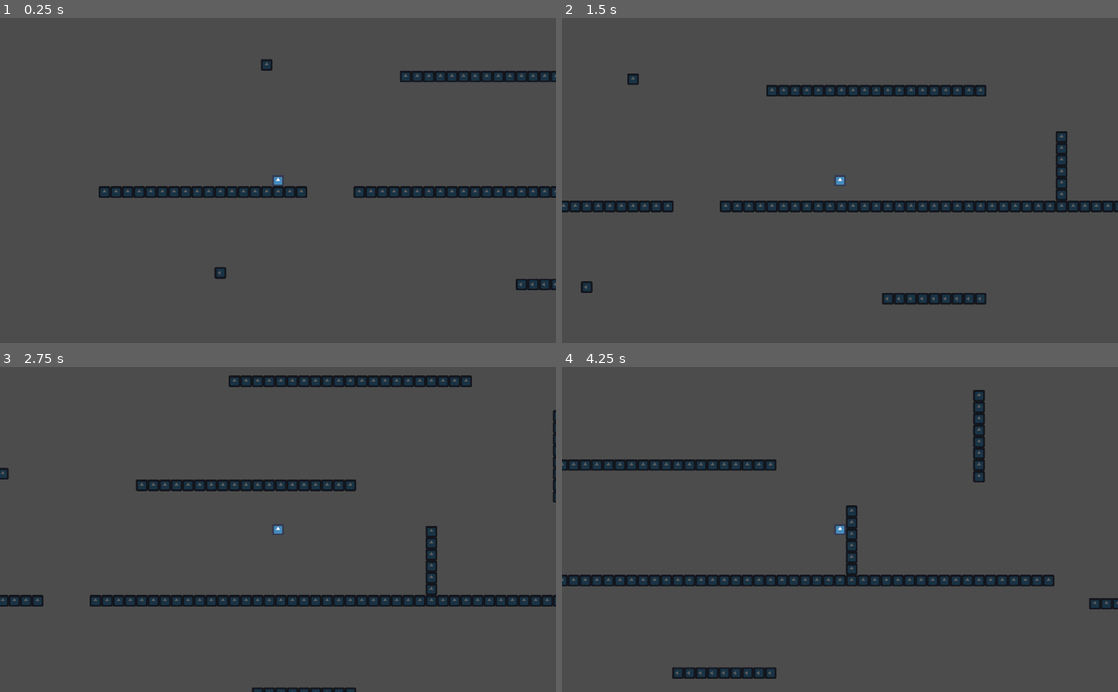
Above: before the commit, frames 1-4 (two rows, left to right).
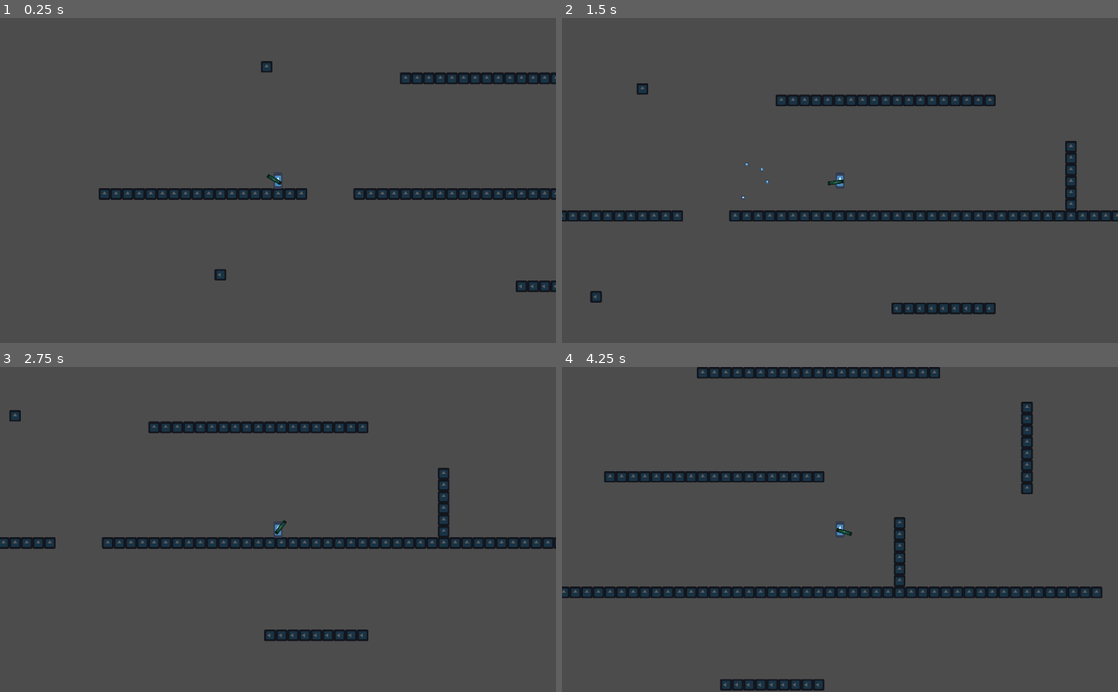
Above: after the commit, the same moments.

Repository: Xalph555/GrappleHookGame
Game: Godot game, scene res://Levels/World/World.tscn
The game is run twice, just before and just after one commit, with the same random seed, the same clock (stepped at 60 frames per second) and the same inputs. The project has no main scene, so this scene is started directly. The engine's default icon, where the game draws it, is replaced by a stand-in: a white triangle on a blue panel in a dark square.
Inputs (mouse positions are in pixels of both pictures, inside the frame that each line leads up to):
- Up to frame 1 (0.25 s): no input
- Up to frame 2 (1.5 s): tap Enter at 0.5 s; move the mouse to (962, 164) at 0.52 s; press the mouse at (962, 164) at 0.53 s; hold Right (ui_right) from 0.53 s (still down); tap Up (ui_up) at 0.77, 1.07 s; right-click (962, 164) at 0.8 s; move the mouse to (728, 196) at 1.27 s; release the mouse at (728, 196) at 1.28 s; right-click (728, 196) at 1.35 s
- Up to frame 3 (2.75 s): tap Up (ui_up) at 1.52, 1.55, 1.82 s; move the mouse to (333, 458) at 2.02 s; release Right (ui_right) at 2.03 s; hold Left (ui_left) from 2.03 s (still down); hold Up (ui_up) from 2.03 s (still down); click (333, 458) at 2.3 s
- Up to frame 4 (4.25 s): move the mouse to (812, 594) at 2.77 s; release Left (ui_left) at 2.78 s; release Up (ui_up) at 2.78 s; hold Right (ui_right) from 2.78 s (still down); click (812, 594) at 2.85 s; tap Up (ui_up) at 3.02, 3.32, 3.77, 3.8, 4.07 s; right-click (812, 594) at 3.05 s; move the mouse to (1006, 578) at 3.52 s; hold Right mouse button (ui_mouse_right) from 3.53 s (still down)

The runs differ from the first frame. In frame 1, 2.6% of the frame differs, in the area x 17-100%, y 12-85%; in frame 2, 9.3%; in frame 3, 12%; in frame 4, 14%, in the area x 0-100%, y 0-100%.

Commit message:
consolidated code for shotgun and hook 21 09 2021

Diff:
--- /dev/null
+++ b/Common/HitHurtBox/HitBox.tscn
@@ -0,0 +1,8 @@
+[gd_scene format=2]
+
+[node name="HitBox" type="Area2D"]
+modulate = Color( 0.803922, 0, 0, 1 )
+
+[node name="CollisionShape2D" type="CollisionShape2D" parent="."]
+modulate = Color( 1, 0, 0, 1 )
+position = Vector2( -0.420441, -0.840897 )
--- /dev/null
+++ b/Common/HitHurtBox/HurtBox.tscn
@@ -0,0 +1,5 @@
+[gd_scene format=2]
+
+[node name="HurtBox" type="Area2D"]
+
+[node name="CollisionShape2D" type="CollisionShape2D" parent="."]
--- a/Common/Player/Bullet/BulletTest.gd
+++ /dev/null
@@ -1,20 +0,0 @@
-extends KinematicBody2D
-
-
-var direction := Vector2.ZERO
-var move_speed := 800
-var velocity := Vector2.ZERO
-
-
-func _ready() -> void:
-	pass
-
-func _physics_process(delta: float) -> void:
-	velocity = direction * move_speed
-	velocity = move_and_slide(velocity)
-
-
-func shoot(dir, start_pos) -> void:
-	dir.normalized()
-	direction = dir
-	self.position = start_pos
--- a/Common/Player/Bullet/BulletTest.tscn
+++ /dev/null
@@ -1,19 +0,0 @@
-[gd_scene load_steps=4 format=2]
-
-[ext_resource path="res://icon.png" type="Texture" id=1]
-[ext_resource path="res://Common/Player/Bullet/BulletTest.gd" type="Script" id=2]
-
-
-[sub_resource type="CircleShape2D" id=1]
-radius = 13.9025
-
-[node name="BulletTest" type="KinematicBody2D"]
-collision_layer = 0
-script = ExtResource( 2 )
-
-[node name="icon" type="Sprite" parent="."]
-scale = Vector2( 0.5, 0.5 )
-texture = ExtResource( 1 )
-
-[node name="CollisionShape2D" type="CollisionShape2D" parent="."]
-shape = SubResource( 1 )
--- a/Common/Player/Hook/Hook.gd
+++ b/Common/Player/Hook/Hook.gd
@@ -1,16 +1,22 @@
+#--------------------------------------#
+# Grapple Hook Script                  #
+#--------------------------------------#
+
 extends KinematicBody2D
 
+# Variables
+#---------------------------------------
 var move_speed := 6000
 
-var pull_x := 10
-var pull_y := 250
+var pull_x := 20
+var pull_y := 280
 var hook_pull := Vector2(pull_x, pull_y)
 
 var move_dir := Vector2.ZERO
 var hook_dir := Vector2.ZERO
 var velocity := Vector2.ZERO
-var start_dir := Vector2.ZERO
-var orignal_dist := 0.0
+
+var distance_to_parent := 0.0
 
 var is_hooked := false
 
@@ -19,53 +25,55 @@
 onready var hook_chain := $Chain
 
 
+
+# Functions:
+#---------------------------------------
 func _ready() -> void:
 	pass
 
 
 func _physics_process(delta: float) -> void:
-	var distance_to_parent := self.global_position.distance_to(parent.global_position)
+	distance_to_parent = self.global_position.distance_to(parent.global_position)
+	hook_dir = (self.global_position - parent.global_position).normalized()
 
+	display_chain()
+
+	if is_hooked:
+		apply_tension()
+
+	else:
+		fly_hook(delta)
+
+
+func display_chain():
 	# chain graphics
 	hook_chain.region_rect.size.y = distance_to_parent
 	hook_chain.rotation = self.position.angle_to_point(parent.global_position) - self.rotation + deg2rad(90)
 
-	hook_dir = (self.global_position - parent.global_position).normalized()
 
-	if is_hooked:
-		parent.is_flying = true
+func apply_tension():
+	parent.is_flying = true
 
-		# adjusting pull direction
-		if hook_dir.y < 0:
-			hook_pull.y = -abs(hook_pull.y)
-		else:
-			hook_pull.y = abs(hook_pull.y)
+	# adjusting pull direction
+	hook_pull.x = sign(hook_dir.x) * abs(hook_pull.x)
+	hook_pull.y = sign(hook_dir.y) * abs(hook_pull.y)
 
-		if hook_dir.x < 0:
-			hook_pull.x = -abs(hook_pull.x)
-		else:
-			hook_pull.x = abs(hook_pull.x)
+	var tension_vec := hook_dir * hook_dir.dot(hook_pull)
 
-		var tension_vec := hook_dir * hook_dir.dot(hook_pull)
+	# dead space
+	var dead_space := 150.00
+	if distance_to_parent < dead_space:
+		tension_vec *= 0.002 * (pull_x + pull_y)/2
 
-		# dead space
-		var dead_space := 150.00
-		if distance_to_parent < dead_space:
-			tension_vec *= 0.32
+	parent.velocity += tension_vec
 
-		parent.velocity += tension_vec
 
-		print(distance_to_parent)
+func fly_hook(delta: float):
+	velocity = move_dir * move_speed * delta
 
-	else:
-		velocity = move_dir * move_speed * delta
-
-		if move_and_collide(velocity):
-			is_hooked = true
-			move_dir = Vector2.ZERO
-			hook_chain.visible = true
-			start_dir = hook_dir
-			orignal_dist = distance_to_parent
+	if move_and_collide(velocity):
+		is_hooked = true
+		move_dir = Vector2.ZERO
 
 
 func shoot(shooter: KinematicBody2D, dir: Vector2) -> void:
--- a/Common/Player/Player.gd
+++ b/Common/Player/Player.gd
@@ -1,8 +1,12 @@
+#--------------------------------------#
+# Player Script                        #
+#--------------------------------------#
+
 extends KinematicBody2D
 
-const HOOK := preload("res://Common/Player/Hook/Hook.tscn")
-
-var input_dir := Vector2.ZERO
+# Variables:
+#---------------------------------------
+export var hook: PackedScene
 
 var weight := 40
 var jump_height := -2500
@@ -11,68 +15,88 @@
 var max_speed_y := 3000
 
 var velocity := Vector2.ZERO
+var input_dir := Vector2.ZERO
 
+var can_shoot := true
 var can_grapple := true
 var is_flying := false
 
 var hook_instance : KinematicBody2D
 
+onready var shotgun = $ShotGun
 
+
+
+# Functions:
+#---------------------------------------
 func _ready() -> void:
 	pass
 
 
-func _physics_process(delta) -> void:
-	#Gravity
-	velocity.y += WorldGlobals.apply_gravity(weight)
-
-	# Run
+func _unhandled_input(event: InputEvent) -> void:
+	# Input direction
 	input_dir.x = Input.get_action_strength("ui_right") - Input.get_action_strength("ui_left")
 	input_dir = input_dir.normalized()
 
+	# Jump
+	if is_on_floor():
+		if event.is_action_pressed("ui_up"):
+			velocity.y += jump_height
+
+	# Shoot hook
+	if event.is_action_pressed("ui_mouse_left") and can_grapple:
+		can_grapple = false
+		can_shoot = false
+		shotgun.visible = false
+
+		var hook_dir := get_global_mouse_position() - self.global_position
+		hook_dir = hook_dir.normalized()
+
+		hook_instance = hook.instance()
+		owner.add_child(hook_instance)
+		hook_instance.shoot(self, hook_dir)
+
+	if event.is_action_released("ui_mouse_left"):
+		can_grapple = true
+		can_shoot = true
+		shotgun.visible = true
+
+		hook_instance.release()
+
+	# Fire Shotgun
+	if event.is_action_pressed("ui_mouse_right") and can_shoot:
+		is_flying = false
+		shotgun.shoot()
+
+
+func _physics_process(delta) -> void:
+	velocity.y += WorldGlobals.apply_gravity(weight)
+
 	velocity.x += input_dir.x * acceleration
 
+	apply_friction()
+	limit_speed()
+
+	velocity = move_and_slide(velocity, Vector2.UP)
+
+
+func apply_friction():
 	if is_on_floor():
-		if is_flying:
-			is_flying = false
-
-		# Jump
-		if Input.is_action_pressed("ui_up"):
-			velocity.y += jump_height
-
 		velocity.x = lerp(velocity.x, 0, 0.04)
 
 	else:
 		velocity.x = lerp(velocity.x, 0, 0.03)
 		velocity.y = lerp(velocity.y, 0, 0.05)
 
+
+func limit_speed():
+	if is_on_floor():
+		is_flying = false
+
 	if is_flying:
-		velocity.x = clamp(velocity.x, -max_speed_x*3.5, max_speed_x*3.5)
-		velocity.y = clamp(velocity.y, -max_speed_y*1.5, max_speed_y*1.5)
+		velocity.x = clamp(velocity.x, -max_speed_x * 3.5, max_speed_x * 3.5)
+		velocity.y = clamp(velocity.y, -max_speed_y * 1.5, max_speed_y * 1.5)
 
 	else:
 		velocity.x = clamp(velocity.x, -max_speed_x, max_speed_x)
 		velocity.y = clamp(velocity.y, -max_speed_y, max_speed_y)
-
-	velocity = move_and_slide(velocity, Vector2.UP)
-
-
-	# Shoot hook
-	if Input.is_action_just_pressed("ui_mouse_left") and can_grapple:
-		can_grapple = false
-
-		var hook_dir := get_global_mouse_position() - self.global_position
-		hook_dir = hook_dir.normalized()
-
-		hook_instance = HOOK.instance()
-		owner.add_child(hook_instance)
-		hook_instance.shoot(self, hook_dir)
-
-	if Input.is_action_just_released("ui_mouse_left"):
-		can_grapple = true
-
-		hook_instance.release()
-
-	# Fire Bullet
-	if Input.is_action_just_pressed("ui_mouse_right"):
-		pass
--- a/Common/Player/Player.tscn
+++ b/Common/Player/Player.tscn
@@ -1,19 +1,26 @@
-[gd_scene load_steps=4 format=2]
+[gd_scene load_steps=6 format=2]
 
 [ext_resource path="res://icon.png" type="Texture" id=1]
+[ext_resource path="res://Common/Player/ShotGun/ShotGun.tscn" type="PackedScene" id=2]
 [ext_resource path="res://Common/Player/Player.gd" type="Script" id=3]
+[ext_resource path="res://Common/Player/Hook/Hook.tscn" type="PackedScene" id=4]
 
 [sub_resource type="RectangleShape2D" id=1]
-extents = Vector2( 31.9743, 31.8334 )
+extents = Vector2( 22.6362, 42.3807 )
 
 [node name="Player" type="KinematicBody2D"]
 collision_layer = 16
 script = ExtResource( 3 )
+hook = ExtResource( 4 )
+
+[node name="Camera2D" type="Camera2D" parent="."]
 
 [node name="Sprite" type="Sprite" parent="."]
+scale = Vector2( 0.751688, 1.40558 )
 texture = ExtResource( 1 )
 
 [node name="CollisionShape2D" type="CollisionShape2D" parent="."]
 shape = SubResource( 1 )
 
-[node name="Camera2D" type="Camera2D" parent="."]
+[node name="ShotGun" parent="." instance=ExtResource( 2 )]
+position = Vector2( 0, 7.14328 )
--- /dev/null
+++ b/Common/Player/ShotGun/Bullet.gd
@@ -0,0 +1,39 @@
+#--------------------------------------#
+# Bullet Script                        #
+#--------------------------------------#
+
+extends Area2D
+
+# Variables
+#---------------------------------------
+var move_speed := 0
+var direction := Vector2.ZERO
+var velocity := Vector2.ZERO
+
+
+# Functions:
+#---------------------------------------
+func _ready() -> void:
+	pass
+
+
+func _physics_process(delta: float) -> void:
+	velocity = direction * move_speed
+	position += velocity * delta
+
+
+func shoot(dir, start_pos, speed_var) -> void:
+	move_speed = speed_var
+	direction = dir
+	self.global_position = start_pos
+
+
+
+# Signals Connections:
+#-------------------------------------
+func _on_Timer_timeout() -> void:
+	queue_free()
+
+
+func _on_Bullet_area_entered(_area: Area2D) -> void:
+	queue_free()
--- /dev/null
+++ b/Common/Player/ShotGun/Bullet.tscn
@@ -0,0 +1,27 @@
+[gd_scene load_steps=4 format=2]
+
+[ext_resource path="res://icon.png" type="Texture" id=1]
+[ext_resource path="res://Common/Player/ShotGun/Bullet.gd" type="Script" id=2]
+
+[sub_resource type="CircleShape2D" id=1]
+radius = 9.4465
+
+[node name="Bullet" type="Area2D"]
+collision_layer = 0
+collision_mask = 513
+script = ExtResource( 2 )
+
+[node name="Timer" type="Timer" parent="."]
+wait_time = 0.25
+one_shot = true
+autostart = true
+
+[node name="icon" type="Sprite" parent="."]
+scale = Vector2( 0.3, 0.3 )
+texture = ExtResource( 1 )
+
+[node name="CollisionShape2D" type="CollisionShape2D" parent="."]
+shape = SubResource( 1 )
+
+[connection signal="area_entered" from="." to="." method="_on_Bullet_area_entered"]
+[connection signal="timeout" from="Timer" to="." method="_on_Timer_timeout"]
--- /dev/null
+++ b/Common/Player/ShotGun/ShotGun.gd
@@ -0,0 +1,74 @@
+#--------------------------------------#
+# ShotGun Script                       #
+#--------------------------------------#
+
+extends Node2D
+
+# Variables:
+#---------------------------------------
+export var bullet: PackedScene
+
+var max_ammo := 3
+var current_ammo := max_ammo
+
+var knock_back := 2800.0
+
+var bullet_speed := 3000
+var bullet_spread := 20.0
+var num_bullets := 4
+
+var shot_delay := 0.3
+
+var rng := RandomNumberGenerator.new()
+
+var can_shoot := true
+
+onready var parent := get_parent()
+onready var tween := $Tween
+onready var sprite := $Sprite
+onready var spawn_pos := $BulletSpawn
+
+
+
+# Functions:
+#---------------------------------------
+func _ready() -> void:
+	rng.randomize()
+
+
+func _process(_delta: float) -> void:
+	if current_ammo > 0:
+		look_at(get_global_mouse_position())
+
+
+func shoot() -> void:
+	if current_ammo > 0 and can_shoot:
+		var shoot_dir = (get_global_mouse_position() - self.global_position).normalized()
+		var knock_dir = (get_global_mouse_position() - parent.global_position).normalized()
+
+		for _i in range(num_bullets):
+			var _bullet := bullet.instance()
+			get_viewport().add_child(_bullet) # not sure if spawning on viewport is good idea
+
+			var speed = rng.randf_range(bullet_speed * 0.5, bullet_speed)
+			var spread = rng.randf_range(-bullet_spread, bullet_spread)
+			var new_dir = shoot_dir.rotated(deg2rad(spread))
+
+			_bullet.shoot(new_dir, spawn_pos.global_position, speed)
+
+		parent.velocity -= knock_dir * knock_back
+
+		current_ammo -= 1
+		if current_ammo <= 0:
+			reload()
+
+		can_shoot = false
+		yield(get_tree().create_timer(shot_delay), "timeout")
+		can_shoot = true
+
+
+func reload():
+	tween.interpolate_property(self, "rotation", self.rotation, self.rotation + deg2rad(360), 0.5, Tween.TRANS_SINE,Tween.EASE_IN)
+	tween.start()
+	yield(tween, "tween_completed")
+	current_ammo = max_ammo
--- /dev/null
+++ b/Common/Player/ShotGun/ShotGun.tscn
@@ -0,0 +1,20 @@
+[gd_scene load_steps=4 format=2]
+
+[ext_resource path="res://icon.png" type="Texture" id=1]
+[ext_resource path="res://Common/Player/ShotGun/ShotGun.gd" type="Script" id=2]
+[ext_resource path="res://Common/Player/ShotGun/Bullet.tscn" type="PackedScene" id=3]
+
+[node name="ShotGun" type="Node2D"]
+script = ExtResource( 2 )
+bullet = ExtResource( 3 )
+
+[node name="Tween" type="Tween" parent="."]
+
+[node name="Sprite" type="Sprite" parent="."]
+modulate = Color( 0.278431, 0.501961, 0.313726, 1 )
+position = Vector2( 24.1329, 0 )
+scale = Vector2( 1.37748, 0.333591 )
+texture = ExtResource( 1 )
+
+[node name="BulletSpawn" type="Position2D" parent="."]
+position = Vector2( 57.2218, 0 )
--- a/Levels/World/Platform.tscn
+++ /dev/null
@@ -1,16 +0,0 @@
-[gd_scene load_steps=3 format=2]
-
-[ext_resource path="res://icon.png" type="Texture" id=1]
-
-[sub_resource type="RectangleShape2D" id=1]
-extents = Vector2( 660.015, 9.70462 )
-
-[node name="Platform" type="StaticBody2D"]
-
-[node name="Sprite" type="Sprite" parent="."]
-modulate = Color( 0.337255, 0.337255, 0.337255, 1 )
-scale = Vector2( 20.6842, 0.303942 )
-texture = ExtResource( 1 )
-
-[node name="CollisionShape2D" type="CollisionShape2D" parent="."]
-shape = SubResource( 1 )
--- a/Levels/World/PointPlatform.tscn
+++ /dev/null
@@ -1,16 +0,0 @@
-[gd_scene load_steps=3 format=2]
-
-[ext_resource path="res://icon.png" type="Texture" id=1]
-
-[sub_resource type="CircleShape2D" id=1]
-radius = 15.4384
-
-[node name="PointPlatform" type="StaticBody2D"]
-collision_mask = 0
-
-[node name="Sprite" type="Sprite" parent="."]
-scale = Vector2( 0.5, 0.5 )
-texture = ExtResource( 1 )
-
-[node name="CollisionShape2D" type="CollisionShape2D" parent="."]
-shape = SubResource( 1 )
--- a/Levels/World/World.tscn
+++ b/Levels/World/World.tscn
@@ -1,8 +1,11 @@
-[gd_scene load_steps=4 format=2]
+[gd_scene load_steps=5 format=2]
 
 [ext_resource path="res://Common/Player/Player.tscn" type="PackedScene" id=1]
 [ext_resource path="res://Levels/World/World.gd" type="Script" id=4]
 [ext_resource path="res://Levels/World/TestTiles.tscn" type="PackedScene" id=5]
+
+[sub_resource type="RectangleShape2D" id=1]
+extents = Vector2( 10, 310.204 )
 
 [node name="World" type="Node2D"]
 script = ExtResource( 4 )
@@ -13,8 +16,15 @@
 [node name="Player" parent="." instance=ExtResource( 1 )]
 position = Vector2( 478.877, 904.781 )
 
-[node name="Camera2D" parent="Player" index="2"]
+[node name="Camera2D" parent="Player" index="0"]
 current = true
 zoom = Vector2( 1.5, 1.5 )
 
+[node name="Area2D" type="Area2D" parent="."]
+position = Vector2( 156.23, 758.472 )
+collision_mask = 0
+
+[node name="CollisionShape2D" type="CollisionShape2D" parent="Area2D"]
+shape = SubResource( 1 )
+
 [editable path="Player"]
--- a/Levels/World/WorldGlobals.gd
+++ b/Levels/World/WorldGlobals.gd
@@ -1,9 +1,16 @@
+#--------------------------------------#
+# World Globals Script                 #
+#--------------------------------------#
+
 extends Node
+
+# Variables
+#---------------------------------------
+var gravity := 40
 
 
 
-var gravity := 40
-
-
+# Functions:
+#---------------------------------------
 func apply_gravity(weight: float) -> float:
 	return gravity + weight
--- a/project.godot
+++ b/project.godot
@@ -70,6 +70,7 @@
 
 2d_physics/layer_1="Ground"
 2d_physics/layer_5="Player"
+2d_physics/layer_10="Enemy"
 
 [physics]
 
